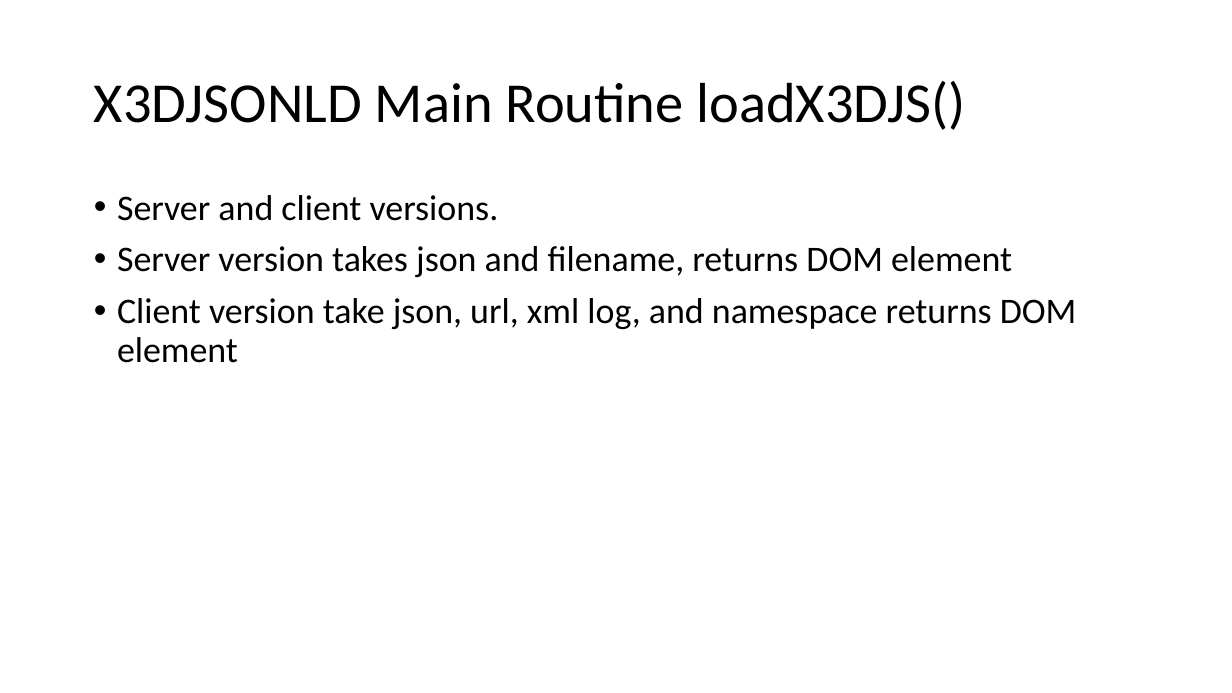
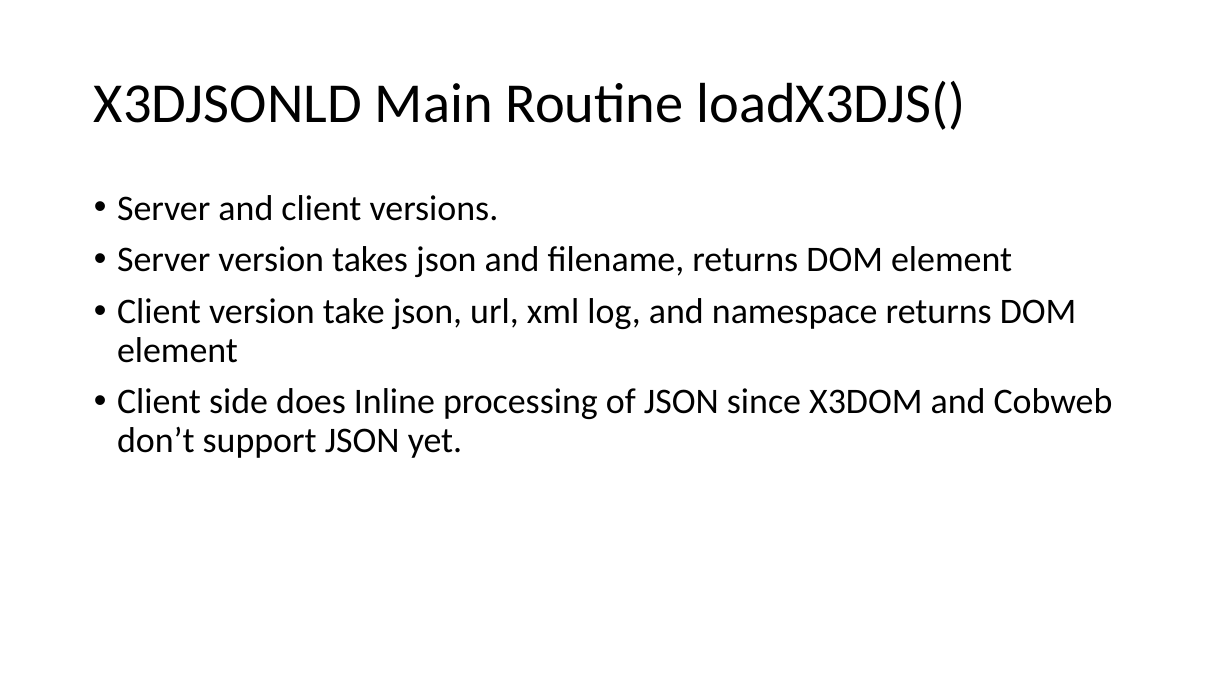
Before and after one commit to coderextreme/X3DJSONLD, a slide deck: slide 6 of X3DJSONLoaderTutorial.pptx. Drawn at 1232x693 pixels with LibreOffice and Linux fonts; fonts in the diff are those of the drawing. Boxes give left, top, right and bottom in pixels: in the first picture for what was removed or moved away, otherwise in the second. Text is boxed around its words. In the diff, an @@ line names an element or a change of style, - is before the commit and + after.

Commit message:
Checked in new version for quoting for client (works for XML but not for JSON).  Checked in tutorial.

```diff
--- a/X3DJSONLoaderTutorial.pptx
+++ b/X3DJSONLoaderTutorial.pptx
@@ text at bbox=[117, 388, 1113, 458]: paragraph added @@
+• Client side does Inline processing of JSON since X3DOM and Cobweb don’t support JSON yet.
```
Also in this commit, not shown: 2 other slides changed, 3 other files.
